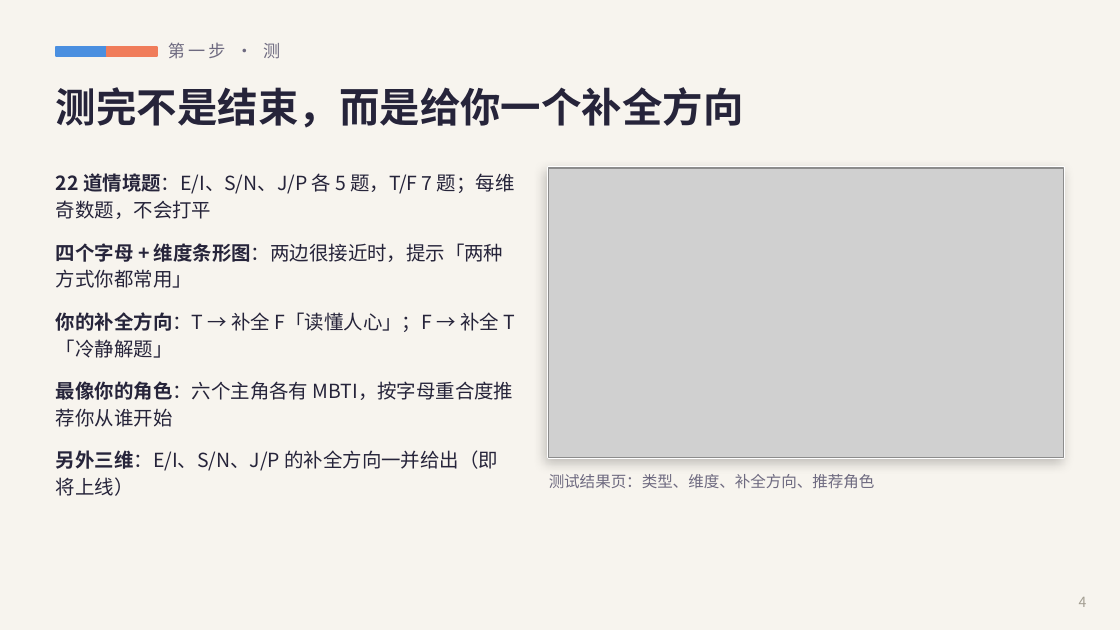
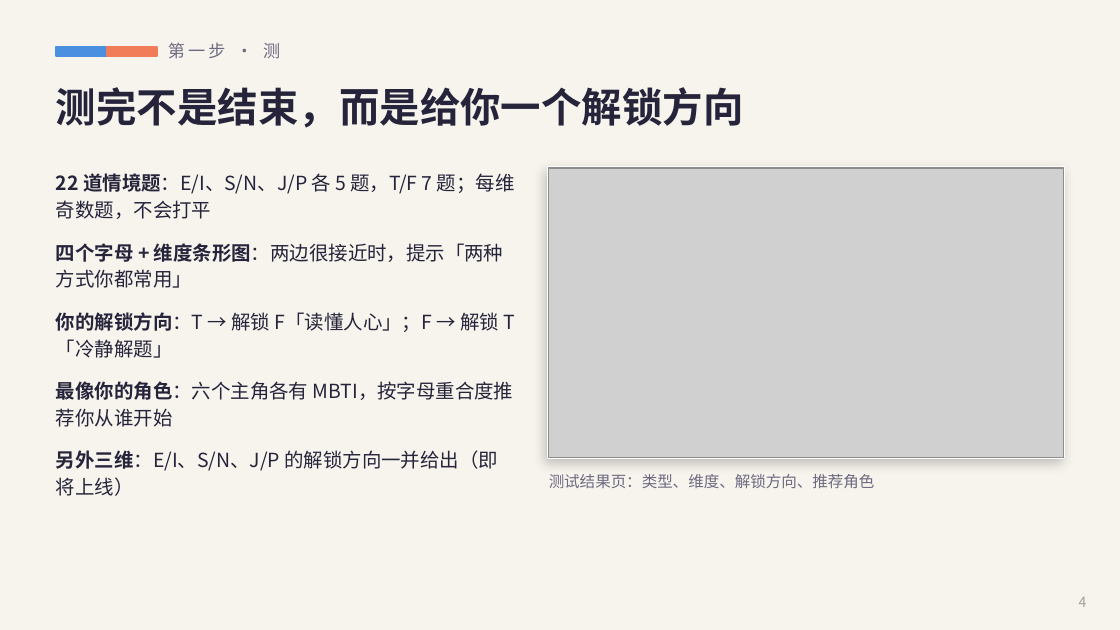
Before and after one commit to YuYuYuZero/overself-ai-edu-game, a slide deck: slide 4 of pitch/Overself-路演.pptx. Drawn at 1120x630 pixels with LibreOffice and Linux fonts; fonts in the diff are those of the drawing; grey boxes stand for pictures. Boxes give left, top, right and bottom in pixels: in the first picture for what was removed or moved away, otherwise in the second. Text is boxed around its words. In the diff, an @@ line names an element or a change of style, - is before the commit and + after.

```diff
--- a/pitch/Overself-路演.pptx
+++ b/pitch/Overself-路演.pptx
@@ text at (56, 87, 744, 128): text changed @@
-测完不是结束，而是给你一个补全方向
+测完不是结束，而是给你一个解锁方向
@@ text at (56, 312, 515, 358): text changed @@
-你的补全方向：T → 补全 F「读懂人心」；F → 补全 T「冷静解题」
+你的解锁方向：T → 解锁 F「读懂人心」；F → 解锁 T「冷静解题」
@@ text at (56, 450, 498, 496): text changed @@
-另外三维：E/I、S/N、J/P 的补全方向一并给出（即将上线）
+另外三维：E/I、S/N、J/P 的解锁方向一并给出（即将上线）
@@ text at (549, 474, 875, 488): text changed @@
-测试结果页：类型、维度、补全方向、推荐角色
+测试结果页：类型、维度、解锁方向、推荐角色
```
Also in this commit, not shown: 9 other slides changed, 19 other files.
